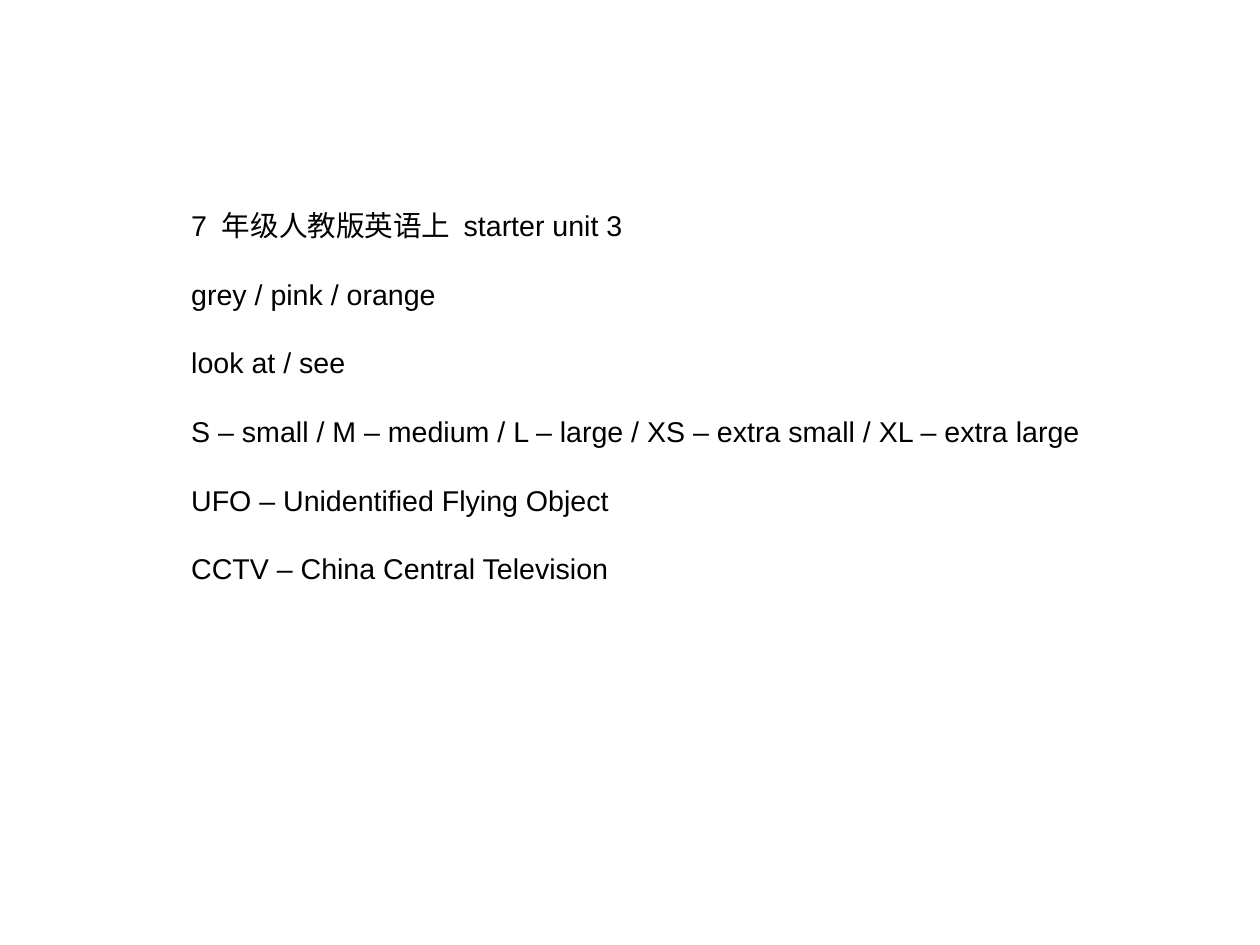
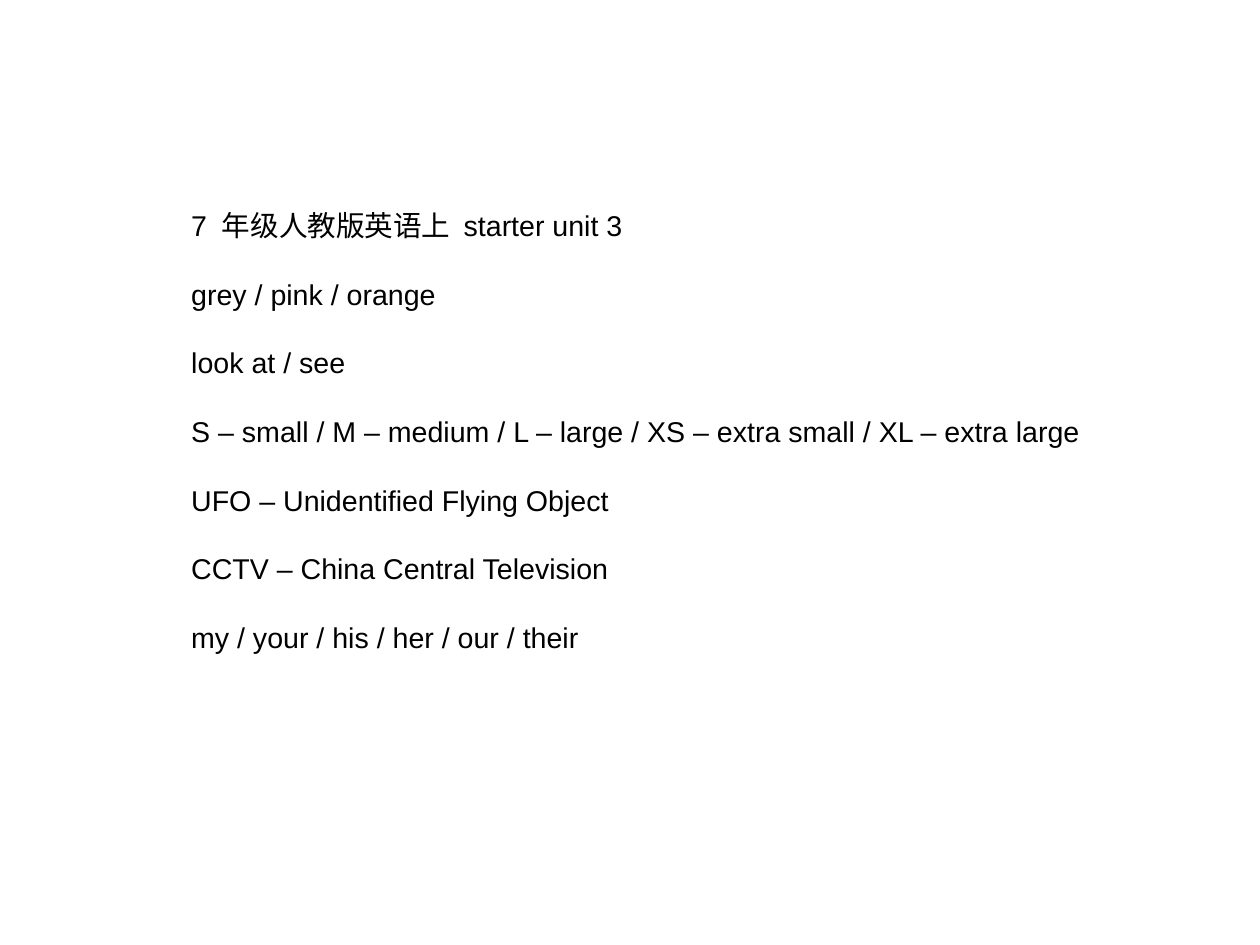
Before and after one commit to ericzhang/english-math, a slide deck: slide 1 of junjun/2025-10-11/2025-10-11-words.odp. Drawn at 1260x945 pixels with LibreOffice and Linux fonts; fonts in the diff are those of the drawing. Boxes give left, top, right and bottom in pixels: in the first picture for what was removed or moved away, otherwise in the second. Text is boxed around its words. In the diff, an @@ line names an element or a change of style, - is before the commit and + after.

```diff
--- a/junjun/2025-10-11/2025-10-11-words.odp
+++ b/junjun/2025-10-11/2025-10-11-words.odp
@@ text at [191,627,579,653]: paragraph added @@
+my / your / his / her / our / their
```
Also in this commit, not shown: 1 slide added, 2 other files.
